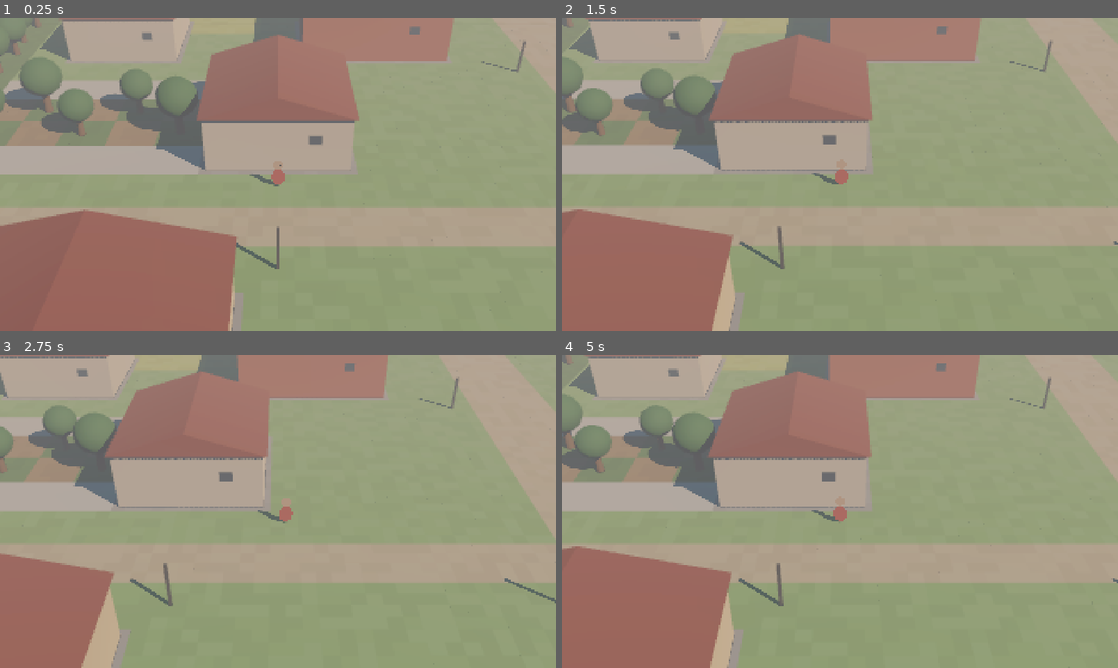
Above: before the commit, frames 1-4 (two rows, left to right).
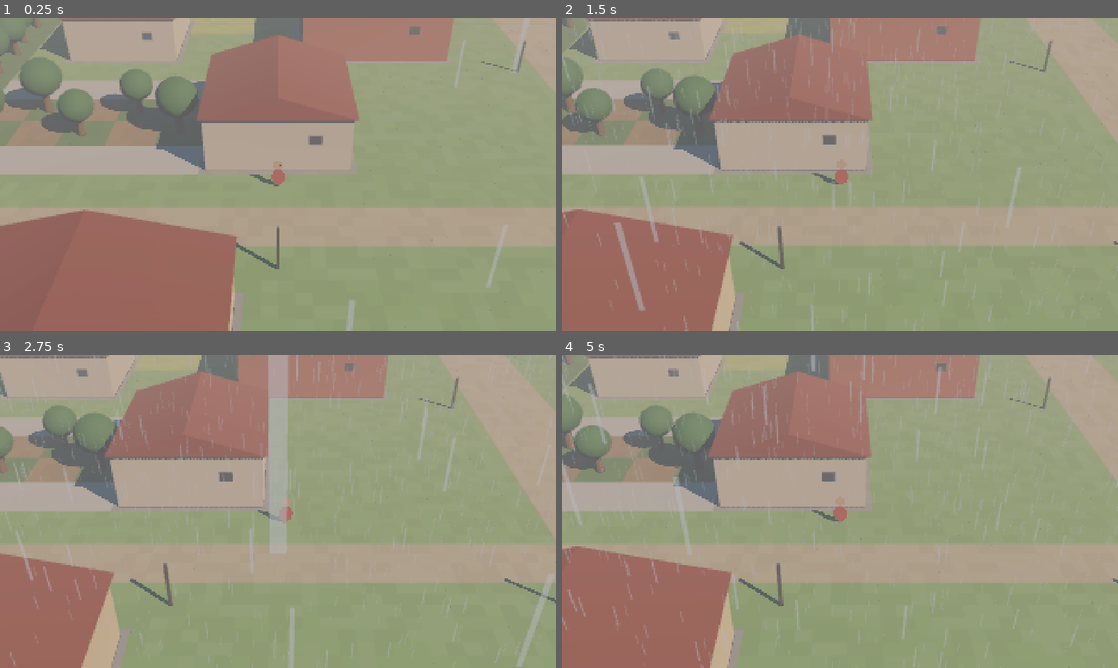
Above: after the commit, the same moments.

Repository: KickedOut89/PokeOpenWorld
Game: Godot game, scene res://scenes/main.tscn
Two runs of this game, one before a commit and one after it. Both use one fixed random seed, a clock stepped at 60 frames per second and the inputs below.
Inputs (mouse positions are in pixels of both pictures, inside the frame that each line leads up to):
- Up to frame 1 (0.25 s): no input
- Up to frame 2 (1.5 s): tap Enter at 0.5 s; move the mouse to (962, 158) at 0.52 s; hold D (move_right) 0.53-1.25 s; right-click (962, 158) at 0.6 s; click (962, 158) at 0.67 s; drag from (728, 190) to (812, 237) at 1.27 s
- Up to frame 3 (2.75 s): move the mouse to (333, 442) at 2.02 s; hold D (move_right) from 2.03 s (still down); tap E (interact) at 2.1 s
- Up to frame 4 (5 s): release D (move_right) at 2.75 s; drag from (812, 574) to (673, 464) at 2.77 s; move the mouse to (1006, 558) at 3.52 s; hold A (move_left) 3.53-4.25 s; tap 2 (move_2) at 3.6 s; drag from (673, 464) to (756, 433) at 4.27 s

The runs differ from the first frame. In frame 1, 0.3% of the frame differs, in the area x 62-95%, y 6-100%; in frame 2, 1.2%; in frame 3, 3.2%, in the area x 0-100%, y 0-100%; in frame 4, 1.2%.

Commit message:
feat: rain, storm, fog and wet-surface visuals
Co-Authored-By: Claude Opus 5.5 <noreply@anthropic.com>
Claude-Session: https://claude.ai/code/session_01UN4b815qGDa6Pu8jjVia6i

Diff:
--- a/src/world/chunk_builder.gd
+++ b/src/world/chunk_builder.gd
@@ -17,6 +17,10 @@
 	_seed = seed_value
 	_items = lib.get_meta(&"char_items", {})
 	_tileset = lib.get_meta(&"tileset", {})
+
+
+func library() -> MeshLibrary:
+	return _lib
 
 
 func build(data: ChunkData) -> Node3D:
--- a/src/world/kanto_world.gd
+++ b/src/world/kanto_world.gd
@@ -12,6 +12,7 @@
 var interiors: InteriorManager
 var doors: DoorController
 var toast: MessageToast
+var weather_fx: WeatherFx
 
 
 func _ready() -> void:
@@ -45,6 +46,13 @@
 	doors.player = player
 	doors.interiors = interiors
 	add_child(doors)
+	weather_fx = WeatherFx.new()
+	weather_fx.name = "WeatherFx"
+	weather_fx.camera = camera
+	weather_fx.lighting = lighting
+	weather_fx.area = streamer.current_area
+	add_child(weather_fx)
+	weather_fx.track_library(streamer.library())
 	toast = MessageToast.new()
 	toast.name = "Toast"
 	add_child(toast)
--- a/src/world/lighting_director.gd
+++ b/src/world/lighting_director.gd
@@ -14,6 +14,7 @@
 var overrides: Dictionary = {}  # debug menu: field -> value
 var interior: bool = false      # inside a building: no sun/moon/sky fog, warm ambient
 
+var _flash: float = 0.0
 var _sky_mat: ProceduralSkyMaterial
 var _grades: Dictionary = {}
 
@@ -84,6 +85,11 @@
 	add_child(moon)
 
 
+## Lightning: a brief burst of ambient/exposure that decays over ~0.4 s.
+func flash() -> void:
+	_flash = 1.0
+
+
 func current_state() -> LightingState:
 	var w: WeatherModel = Weather.model_for_area(area)
 	var cur := w.current if w != null else &"clear"
@@ -92,8 +98,12 @@
 	return model.sample(Clock.model.minutes, cur, tgt, blend)
 
 
-func _process(_delta: float) -> void:
+func _process(delta: float) -> void:
 	var s := current_state()
+	if _flash > 0.0:
+		s.ambient_energy += 2.5 * _flash
+		s.exposure += 0.6 * _flash
+		_flash = maxf(0.0, _flash - delta * 2.5)
 	for k in overrides:
 		s.set(k, overrides[k])
 	_orient(sun, s.sun_dir)
--- /dev/null
+++ b/src/world/weather_fx.gd
@@ -0,0 +1,121 @@
+class_name WeatherFx
+extends Node3D
+## Rain/storm/fog visuals for the area the player is in: rain particles that follow
+## the camera, lightning flashes with delayed thunder, a fog volume, and wet terrain
+## (lower roughness, darker albedo on the tile materials).
+
+const RAIN_BOX := 40.0
+
+var camera: Camera3D
+var lighting: LightingDirector
+var area: StringName = &""
+var wetness := Wetness.new()
+
+var _rain: GPUParticles3D
+var _fog: FogVolume
+var _thunder: AudioStreamPlayer
+var _rng := RandomNumberGenerator.new()
+var _next_flash: float = -1.0
+var _tile_mats: Array = []   # [StandardMaterial3D, base_color, base_roughness]
+
+
+static func targets_for(weather: StringName) -> Dictionary:
+	match weather:
+		&"rain":
+			return {"rain_rate": 1.0, "wet": true, "lightning_interval": Vector2.ZERO, "fog_volume": 0.0}
+		&"thunderstorm":
+			return {"rain_rate": 1.8, "wet": true, "lightning_interval": Vector2(6.0, 18.0), "fog_volume": 0.0}
+		&"fog":
+			return {"rain_rate": 0.0, "wet": false, "lightning_interval": Vector2.ZERO, "fog_volume": 0.06}
+		_:
+			return {"rain_rate": 0.0, "wet": false, "lightning_interval": Vector2.ZERO, "fog_volume": 0.0}
+
+
+func _ready() -> void:
+	_rng.randomize()
+	_rain = GPUParticles3D.new()
+	_rain.amount = 6000
+	_rain.lifetime = 1.2
+	_rain.visibility_aabb = AABB(Vector3(-RAIN_BOX, -RAIN_BOX, -RAIN_BOX), Vector3.ONE * RAIN_BOX * 2)
+	var pm := ParticleProcessMaterial.new()
+	pm.emission_shape = ParticleProcessMaterial.EMISSION_SHAPE_BOX
+	pm.emission_box_extents = Vector3(RAIN_BOX * 0.5, 1.0, RAIN_BOX * 0.5)
+	pm.direction = Vector3(0.1, -1, 0)
+	pm.spread = 3.0
+	pm.initial_velocity_min = 22.0
+	pm.initial_velocity_max = 26.0
+	pm.gravity = Vector3(0, -9.8, 0)
+	_rain.process_material = pm
+	var drop := QuadMesh.new()
+	drop.size = Vector2(0.03, 0.6)
+	var dm := StandardMaterial3D.new()
+	dm.albedo_color = Color(0.75, 0.8, 0.9, 0.45)
+	dm.transparency = BaseMaterial3D.TRANSPARENCY_ALPHA
+	dm.shading_mode = BaseMaterial3D.SHADING_MODE_UNSHADED
+	dm.billboard_mode = BaseMaterial3D.BILLBOARD_FIXED_Y
+	drop.material = dm
+	_rain.draw_pass_1 = drop
+	_rain.emitting = false
+	add_child(_rain)
+	_fog = FogVolume.new()
+	_fog.size = Vector3(160, 30, 160)
+	var fm := FogMaterial.new()
+	fm.density = 0.0
+	fm.albedo = Color(0.85, 0.88, 0.9)
+	_fog.material = fm
+	add_child(_fog)
+	_thunder = AudioStreamPlayer.new()
+	_thunder.stream = Assets.audio("sfx/thunder")
+	add_child(_thunder)
+	EventBus.area_entered.connect(func(a: StringName) -> void: area = a)
+
+
+## Registers terrain tile materials so wetness can darken them (MeshLibraryBuilder stores them).
+func track_library(lib: MeshLibrary) -> void:
+	for id in lib.get_item_list():
+		var mesh := lib.get_item_mesh(id)
+		var mat := mesh.surface_get_material(0) as StandardMaterial3D if mesh != null else null
+		if mat != null:
+			_tile_mats.append([mat, mat.albedo_color, mat.roughness])
+
+
+func _process(delta: float) -> void:
+	var w: WeatherModel = Weather.model_for_area(area)
+	var cur := w.current if w != null else &"clear"
+	var tgt := w.target if w != null else &"clear"
+	var blend := w.blend if w != null else 1.0
+	var a := targets_for(cur)
+	var b := targets_for(tgt)
+	var rate := lerpf(a.rain_rate, b.rain_rate, blend)
+	var inside := lighting != null and lighting.interior
+	_rain.emitting = rate > 0.05 and not inside
+	_rain.amount_ratio = clampf(rate / 1.8, 0.0, 1.0)
+	if camera != null:
+		_rain.global_position = camera.global_position.lerp(_focus(), 0.6) + Vector3(0, 18, 0)
+		_fog.global_position = _focus()
+	(_fog.material as FogMaterial).density = 0.0 if inside else lerpf(a.fog_volume, b.fog_volume, blend)
+	wetness.tick(delta, (b.wet if blend > 0.5 else a.wet) and not inside)
+	for entry in _tile_mats:
+		var m: StandardMaterial3D = entry[0]
+		m.albedo_color = (entry[1] as Color).darkened(0.18 * wetness.value)
+		m.roughness = lerpf(entry[2], 0.25, wetness.value)
+	_lightning(delta, b.lightning_interval if blend > 0.5 else a.lightning_interval, inside)
+
+
+func _focus() -> Vector3:
+	var p := get_tree().get_first_node_in_group(&"player") as Node3D
+	return p.global_position if p != null else global_position
+
+
+func _lightning(delta: float, interval: Vector2, inside: bool) -> void:
+	if interval == Vector2.ZERO:
+		_next_flash = -1.0
+		return
+	if _next_flash < 0.0:
+		_next_flash = _rng.randf_range(interval.x, interval.y)
+	_next_flash -= delta
+	if _next_flash <= 0.0:
+		_next_flash = _rng.randf_range(interval.x, interval.y)
+		if lighting != null and not inside:
+			lighting.flash()
+		get_tree().create_timer(_rng.randf_range(0.5, 3.0)).timeout.connect(_thunder.play)
--- /dev/null
+++ b/src/world/wetness.gd
@@ -0,0 +1,15 @@
+class_name Wetness
+extends RefCounted
+## Surface wetness 0..1: soaks in over 60 s of rain, dries over 120 s.
+
+const WET_SECONDS := 60.0
+const DRY_SECONDS := 120.0
+
+var value: float = 0.0
+
+
+func tick(delta: float, raining: bool) -> void:
+	if raining:
+		value = minf(1.0, value + delta / WET_SECONDS)
+	else:
+		value = maxf(0.0, value - delta / DRY_SECONDS)
--- a/src/world/world_streamer.gd
+++ b/src/world/world_streamer.gd
@@ -26,6 +26,10 @@
 		_records[d.coord] = d
 		coords.append(d.coord)
 	_planner = StreamingPlanner.new(coords)
+
+
+func library() -> MeshLibrary:
+	return _builder.library()
 
 
 func has_record(c: Vector2i) -> bool:
--- a/tests/integration/test_m1_world.gd
+++ b/tests/integration/test_m1_world.gd
@@ -86,3 +86,10 @@
 	var chunk_nodes := world.find_children("Chunk_*", "Node3D", true, false)
 	assert_gte(chunk_nodes.size(), 6, "3x3 around the Pallet spawn holds 6 existing chunks")
 	assert_not_null(world.find_child("Player", true, false))
+
+
+func test_weather_fx_knows_starting_area() -> void:
+	var world: KantoWorld = load("res://scenes/regions/kanto/kanto_world.tscn").instantiate()
+	add_child_autofree(world)
+	await wait_physics_frames(1)
+	assert_eq(world.weather_fx.area, &"pallet_town")
--- /dev/null
+++ b/tests/unit/test_weather_fx.gd
@@ -0,0 +1,42 @@
+extends GutTest
+
+
+func test_clear_has_no_rain() -> void:
+	var t := WeatherFx.targets_for(&"clear")
+	assert_eq(t.rain_rate, 0.0)
+	assert_eq(t.lightning_interval, Vector2.ZERO)
+
+
+func test_rain_has_rain_no_lightning() -> void:
+	var t := WeatherFx.targets_for(&"rain")
+	assert_gt(t.rain_rate, 0.0)
+	assert_eq(t.lightning_interval, Vector2.ZERO)
+	assert_true(t.wet)
+
+
+func test_thunderstorm_has_lightning_interval() -> void:
+	var t := WeatherFx.targets_for(&"thunderstorm")
+	assert_gt(t.rain_rate, WeatherFx.targets_for(&"rain").rain_rate)
+	assert_gt(t.lightning_interval.x, 0.0)
+	assert_gt(t.lightning_interval.y, t.lightning_interval.x)
+
+
+func test_fog_has_fog_volume() -> void:
+	assert_gt(WeatherFx.targets_for(&"fog").fog_volume, 0.0)
+	assert_eq(WeatherFx.targets_for(&"clear").fog_volume, 0.0)
+
+
+func test_wetness_ramps_and_dries() -> void:
+	var w := Wetness.new()
+	for i in 30:
+		w.tick(1.0, true)
+	assert_almost_eq(w.value, 0.5, 0.01, "30 s of rain = half wet")
+	for i in 30:
+		w.tick(1.0, true)
+	assert_almost_eq(w.value, 1.0, 0.01)
+	for i in 60:
+		w.tick(1.0, false)
+	assert_almost_eq(w.value, 0.5, 0.01, "dries over 120 s")
+	for i in 100:
+		w.tick(1.0, false)
+	assert_eq(w.value, 0.0)
Binary file added: docs/screenshots/m2_pallet_rain.png
Not shown, added: src/world/weather_fx.gd.uid
Not shown, added: src/world/wetness.gd.uid
Not shown, added: tests/unit/test_weather_fx.gd.uid
